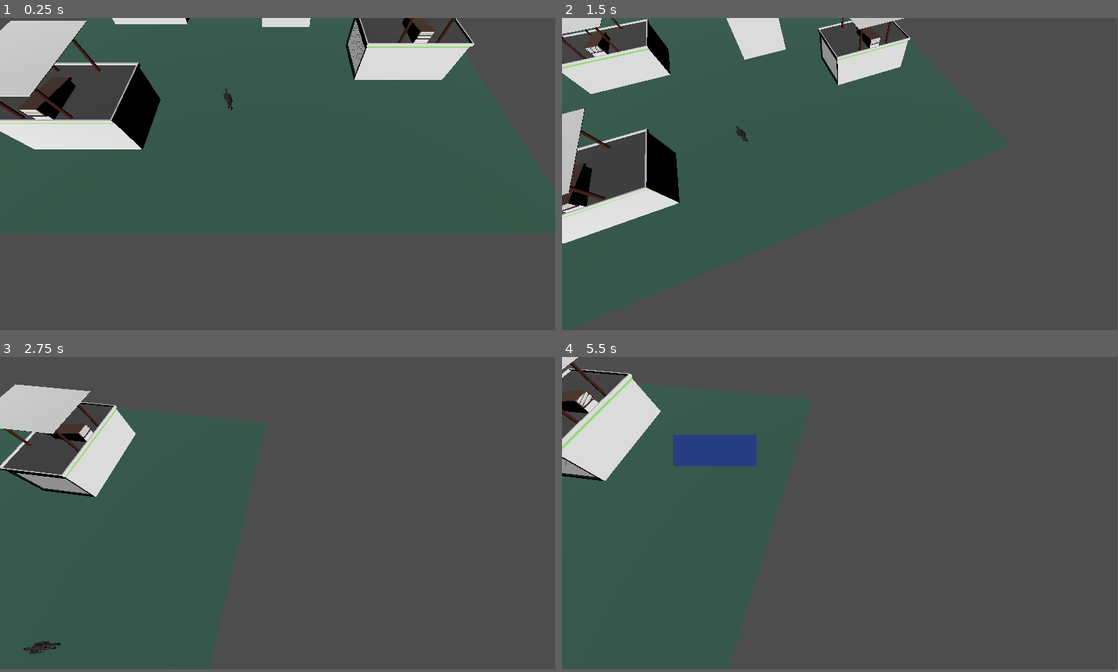
Above: before the commit, frames 1-4 (two rows, left to right).
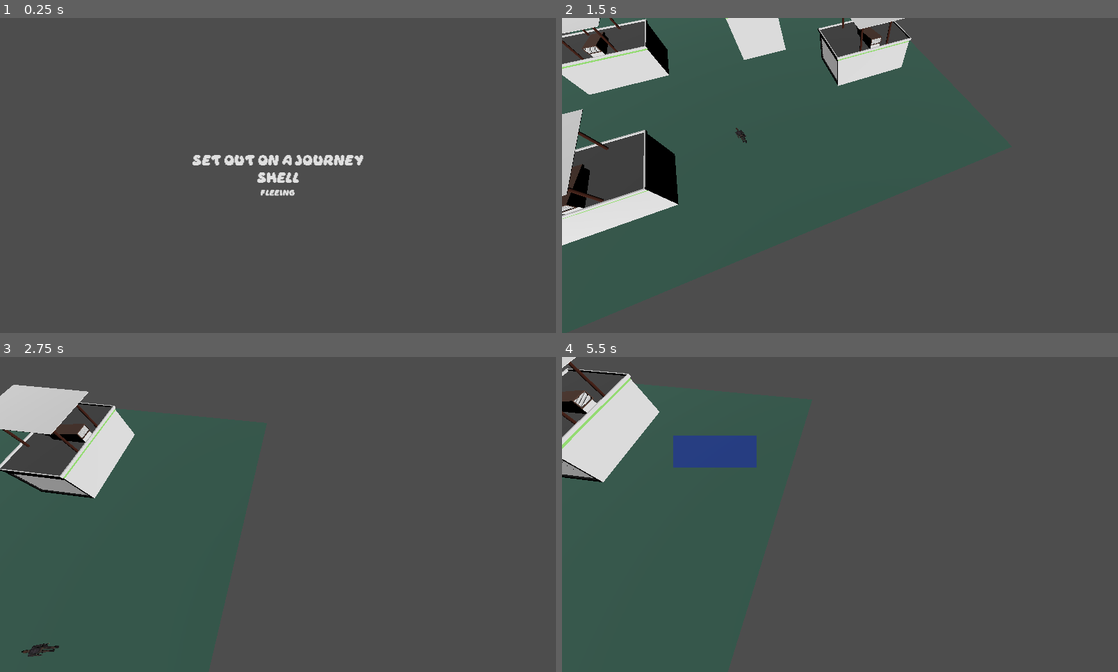
Above: after the commit, the same moments.

Repository: andrijzyn/The-Undefinders
Game: Godot game, scene res://Scenes/menu.tscn
The game is run twice, just before and just after one commit, with the same random seed, the same clock (stepped at 60 frames per second) and the same inputs. Before the commit the project starts from res://Scenes/main_scene.tscn.
Inputs (mouse positions are in pixels of both pictures, inside the frame that each line leads up to):
- Up to frame 1 (0.25 s): no input
- Up to frame 2 (1.5 s): click (840, 159) at 0.5 s, where only the run after the commit has a clickable "Set out on a journey"; tap Enter at 1.25 s; move the mouse to (962, 159) at 1.27 s; hold E (rotate_right) from 1.28 s (still down); tap Mouse wheel down (MWD) at 1.35 s; click (962, 159) at 1.42 s
- Up to frame 3 (2.75 s): release E (rotate_right) at 2 s; drag from (166, 530) to (250, 574) at 2.02 s
- Up to frame 4 (5.5 s): move the mouse to (895, 445) at 2.77 s; hold E (rotate_right) 2.78-3.5 s; hold Shift (shift) 2.78-3.5 s; drag from (812, 574) to (673, 467) at 3.52 s; move the mouse to (1006, 558) at 4.27 s; hold Q (rotate_left) 4.28-5 s; tap Mouse wheel up (MWU) at 4.35 s; drag from (673, 467) to (756, 435) at 5.02 s
In our replay, the window is 799x449 before the commit and 800x453 after it. These sizes can differ from the game's own. Grey fills any space a smaller window leaves; there, only what the larger window draws over its background counts as a difference.

The runs differ from the first frame. In frame 1, 11% of the frame differs, in the area x 0-86%, y 0-57%; in frame 2, 1.7%; in frame 3, 1.1%; in frame 4, 0.8%.

Commit message:
Empty menu implementation & full-screen function
* F11 toggle window mode
* Added Menu, Options & Exit function in Menu

Diff:
--- /dev/null
+++ b/Scenes/menu.tscn
@@ -0,0 +1,72 @@
+[gd_scene load_steps=6 format=3 uid="uid://cyq4cd1exuwat"]
+
+[ext_resource type="Script" path="res://Scripts/menu.gd" id="2_7nnbx"]
+[ext_resource type="FontFile" uid="uid://c07n1bedisch4" path="res://Daydream.ttf" id="2_j8eyx"]
+
+[sub_resource type="GDScript" id="GDScript_a0xms"]
+
+[sub_resource type="Theme" id="Theme_hfjwo"]
+
+[sub_resource type="Theme" id="Theme_onbdq"]
+
+[node name="Control" type="Control"]
+layout_mode = 3
+anchors_preset = 15
+anchor_right = 1.0
+anchor_bottom = 1.0
+grow_horizontal = 2
+grow_vertical = 2
+size_flags_horizontal = 4
+size_flags_vertical = 8
+script = SubResource("GDScript_a0xms")
+
+[node name="MarginContainer" type="MarginContainer" parent="."]
+layout_mode = 1
+anchors_preset = 8
+anchor_left = 0.5
+anchor_top = 0.5
+anchor_right = 0.5
+anchor_bottom = 0.5
+offset_left = -200.0
+offset_top = -75.0
+offset_right = 200.0
+offset_bottom = 75.0
+grow_horizontal = 2
+grow_vertical = 2
+pivot_offset = Vector2(200, 75)
+
+[node name="VBoxContainer" type="VBoxContainer" parent="MarginContainer"]
+layout_mode = 2
+size_flags_horizontal = 4
+alignment = 1
+
+[node name="play" type="Button" parent="MarginContainer/VBoxContainer"]
+layout_mode = 2
+theme = SubResource("Theme_hfjwo")
+theme_type_variation = &"FlatButton"
+theme_override_fonts/font = ExtResource("2_j8eyx")
+theme_override_font_sizes/font_size = 21
+text = "Set out on a journey"
+script = ExtResource("2_7nnbx")
+
+[node name="options" type="Button" parent="MarginContainer/VBoxContainer"]
+layout_mode = 2
+theme = SubResource("Theme_hfjwo")
+theme_type_variation = &"FlatButton"
+theme_override_fonts/font = ExtResource("2_j8eyx")
+theme_override_font_sizes/font_size = 21
+text = "Shell"
+script = ExtResource("2_7nnbx")
+
+[node name="exit" type="Button" parent="MarginContainer/VBoxContainer"]
+layout_mode = 2
+theme = SubResource("Theme_onbdq")
+theme_type_variation = &"FlatButton"
+theme_override_fonts/font = ExtResource("2_j8eyx")
+theme_override_font_sizes/font_size = 12
+text = "Fleeing"
+script = ExtResource("2_7nnbx")
+
+[connection signal="pressed" from="MarginContainer/VBoxContainer/play" to="MarginContainer/VBoxContainer/play" method="play"]
+[connection signal="pressed" from="MarginContainer/VBoxContainer/options" to="MarginContainer/VBoxContainer/options" method="options"]
+[connection signal="pressed" from="MarginContainer/VBoxContainer/exit" to="MarginContainer/VBoxContainer/exit" method="exit"]
--- /dev/null
+++ b/Scenes/options.tscn
@@ -0,0 +1,24 @@
+[gd_scene load_steps=2 format=3 uid="uid://bvuchx2bxebyt"]
+
+[sub_resource type="GDScript" id="GDScript_f5qio"]
+script/source = "extends Control
+
+
+# Called when the node enters the scene tree for the first time.
+func _ready() -> void:
+	pass # Replace with function body.
+
+
+# Called every frame. 'delta' is the elapsed time since the previous frame.
+func _process(delta: float) -> void:
+	pass
+"
+
+[node name="options" type="Control"]
+layout_mode = 3
+anchors_preset = 15
+anchor_right = 1.0
+anchor_bottom = 1.0
+grow_horizontal = 2
+grow_vertical = 2
+script = SubResource("GDScript_f5qio")
--- /dev/null
+++ b/Scripts/menu.gd
@@ -0,0 +1,11 @@
+extends Button
+
+
+func play() -> void:
+	get_tree().change_scene_to_file("res://Scenes/main_scene.tscn")
+
+func options() -> void:
+	get_tree().change_scene_to_file("res://Scenes/options.tscn")
+
+func exit() -> void:
+	get_tree().quit()
--- /dev/null
+++ b/Scripts/options.gd
@@ -0,0 +1,11 @@
+extends Control
+
+
+## Called when the node enters the scene tree for the first time.
+#func _ready() -> void:
+	#pass # Replace with function body.
+#
+#
+## Called every frame. 'delta' is the elapsed time since the previous frame.
+#func _process(delta: float) -> void:
+	#pass
--- /dev/null
+++ b/Scripts/resolution.gd
@@ -0,0 +1,13 @@
+extends Node
+
+
+func _input(event):
+	if event is InputEventKey and event.pressed and event.keycode == KEY_F11:
+		toggle_fullscreen()
+
+func toggle_fullscreen():
+	if DisplayServer.window_get_mode() == DisplayServer.WINDOW_MODE_WINDOWED:
+		DisplayServer.window_set_mode(DisplayServer.WINDOW_MODE_FULLSCREEN)
+	else:
+		DisplayServer.window_set_mode(DisplayServer.WINDOW_MODE_WINDOWED)
+		DisplayServer.window_set_size(Vector2i(1280, 720))
--- a/project.godot
+++ b/project.godot
@@ -11,9 +11,21 @@
 [application]
 
 config/name="EpicRTSOfXXICentury"
-run/main_scene="res://Scenes/main_scene.tscn"
+run/main_scene="res://Scenes/menu.tscn"
 config/features=PackedStringArray("4.3", "Forward Plus")
-config/icon="res://icon.svg"
+
+[autoload]
+
+Resolution="*res://Scripts/resolution.gd"
+
+[display]
+
+window/size/viewport_width=1270
+window/size/viewport_height=720
+window/size/resizable=false
+window/stretch/aspect="expand"
+enabled=true
+action="fullscreen"
 
 [dotnet]
 
Binary file added: Daydream.ttf
Not shown, added: Daydream.ttf.import
Not shown, added: .editorconfig
Not shown, changed: .gitignore
